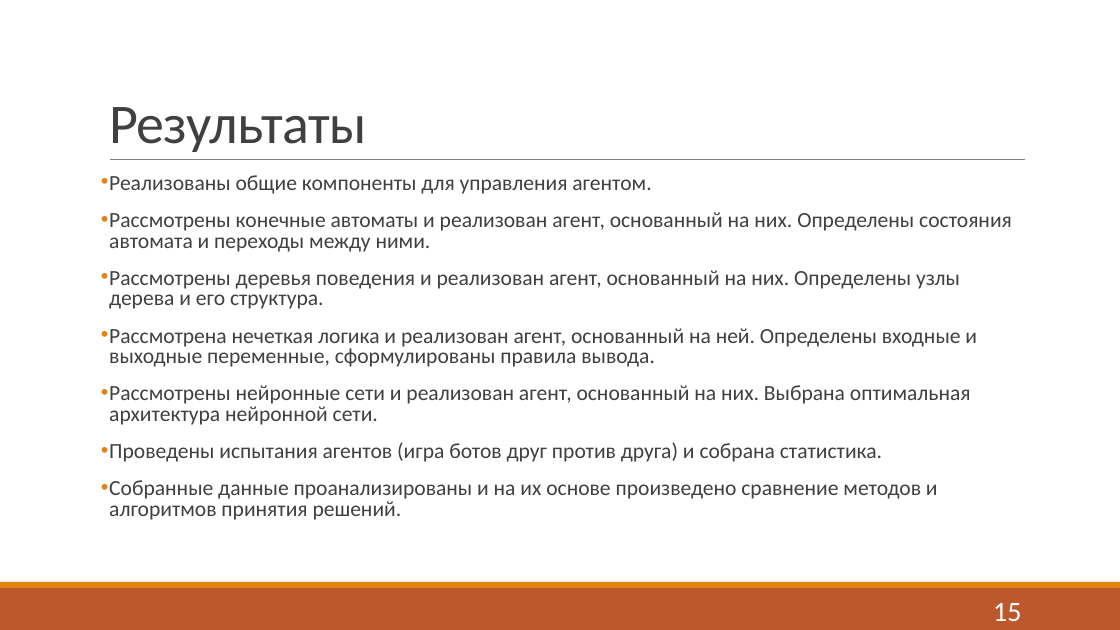
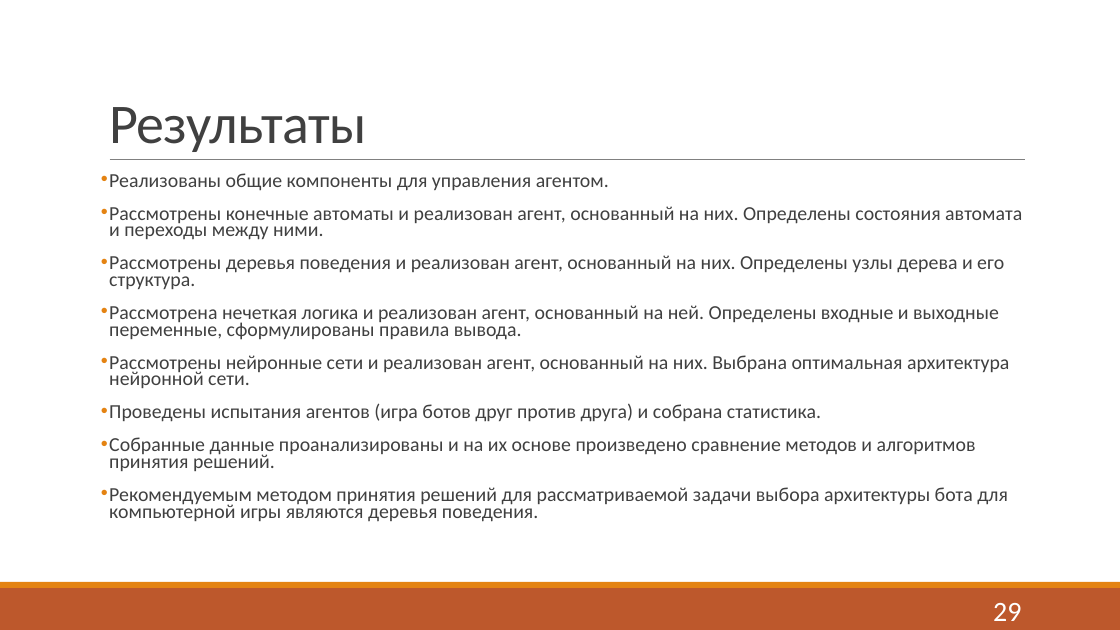
Before and after one commit to Fck-r-sns/Game_AI_thesis, a slide deck: slide 29 of Презентация.pptx (slide 15 before the commit). Drawn at 1120x630 pixels with LibreOffice and Linux fonts; fonts in the diff are those of the drawing. Boxes give left, top, right and bottom in pixels: in the first picture for what was removed or moved away, otherwise in the second. Text is boxed around its words. In the diff, an @@ line names an element or a change of style, - is before the commit and + after.

```diff
--- a/Презентация.pptx
+++ b/Презентация.pptx
@@ text at (109, 173, 1022, 471): size 18.5 to 17 pt in "Реализованы общие компоненты для управления агентом.", "Рассмотрены конечные автоматы и реализован агент, основанный ...", "Рассмотрены деревья поведения и реализован агент, основанный ...", "Рассмотрена нечеткая логика и реализован агент, основанный ..." and 3 more places; line spacing 0.8 to 0.7 @@
@@ text at (109, 487, 1008, 522): paragraph added @@
+• Рекомендуемым методом принятия решений для рассматриваемой задачи выбора архитектуры бота для компьютерной игры являются деревья поведения.
@@ page number at (993, 603, 1021, 621): text changed @@
-15
+29
```
Also in this commit, not shown: 5 other slides changed, 16 slides added, 2 slides removed.
